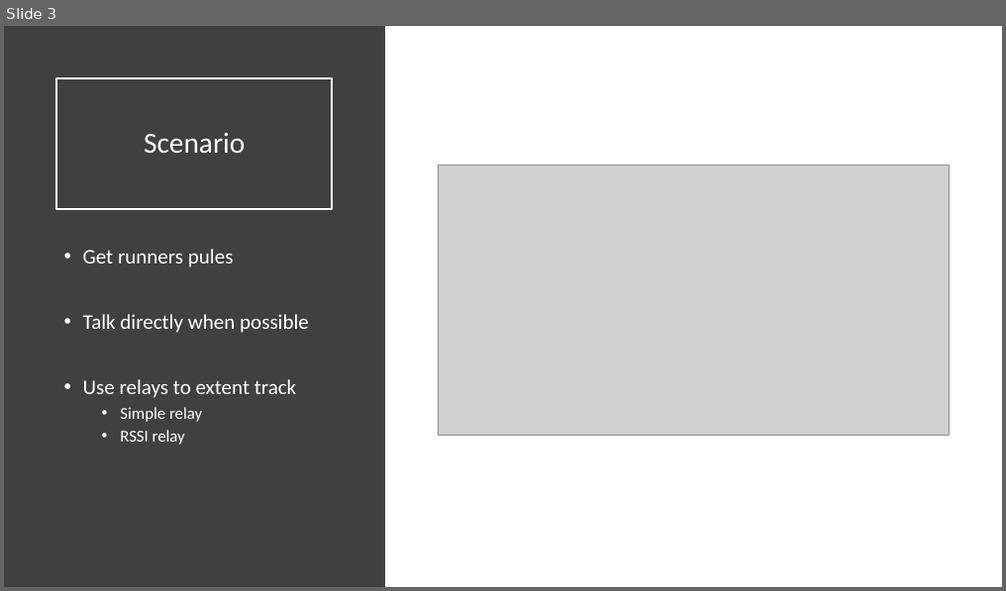
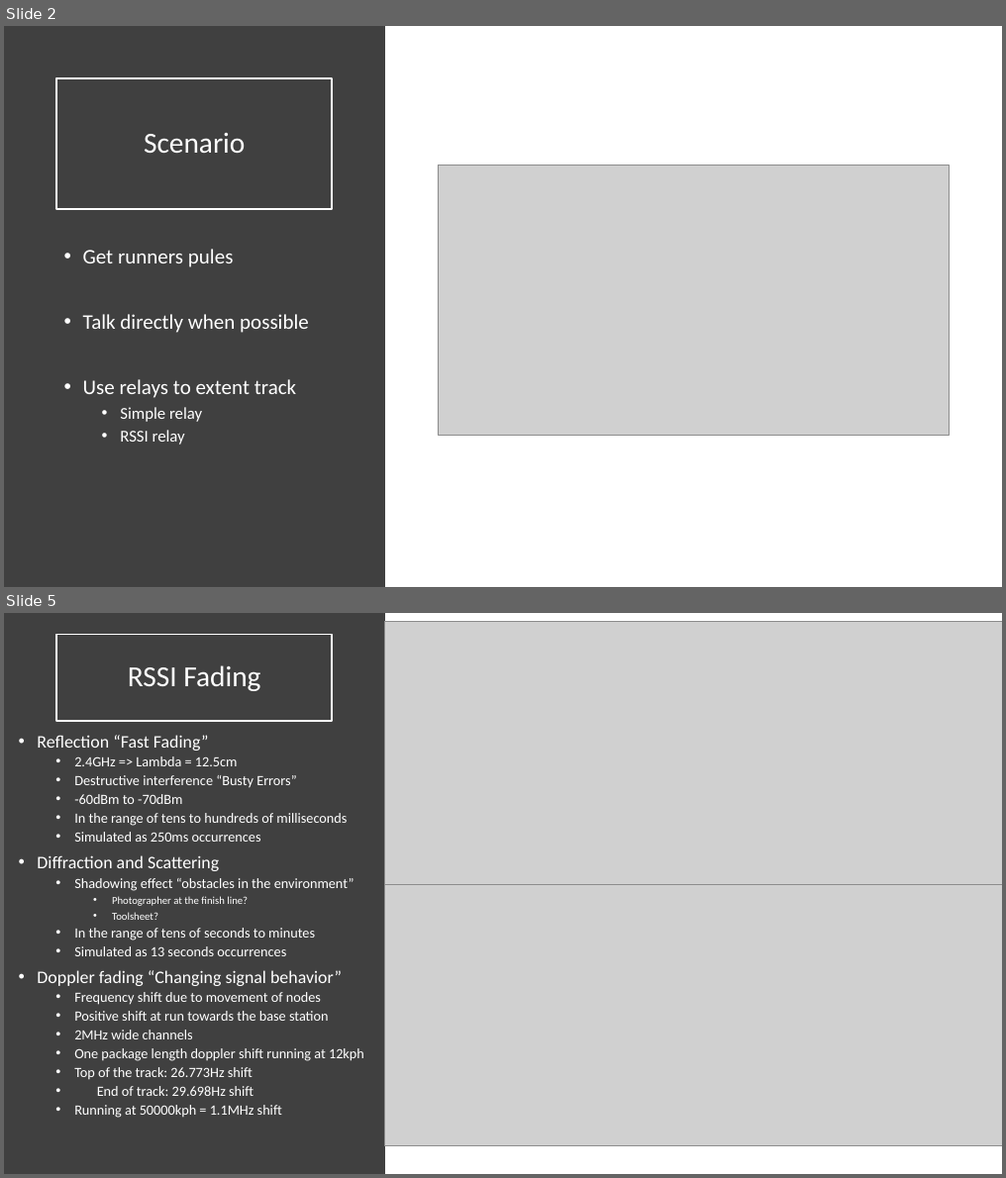
Before and after one commit to entvex/Wireless-Sensor-Networks, a slide deck: Hop or not to hope.pptx. Shown one above the other, each under a label of ours: slide 3 before the commit, slides 2 and 5 after it; the slides between them are not shown. The pictures are 1006x591 and 1006x1178 pixels, drawn with LibreOffice and Linux fonts; fonts in the diff are those of the drawing; grey boxes stand for pictures. Boxes give left, top, right and bottom in pixels: in the first picture for what was removed or moved away, otherwise in the second. Text is boxed around its words. In the diff, an @@ line names an element or a change of style, - is before the commit and + after.

```diff
--- a/Hop or not to hope.pptx
+++ b/Hop or not to hope.pptx
@@ slide 5 added at box(4, 613, 1002, 1174), background #FFFFFF @@
@@ rectangle added at box(4, 613, 385, 1174), fill #404040 @@
@@ title added at box(56, 634, 332, 721), outline #FFFFFF 1.5 pt, 28 pt, text #FFFFFF @@
+RSSI Fading
@@ picture added at box(385, 621, 1002, 884) @@
@@ text added at box(37, 735, 364, 1118), 13.6 pt, text #FFFFFF @@
+• Reflection “Fast Fading”
+  • 2.4GHz => Lambda = 12.5cm
+  • Destructive interference “Busty Errors”
+  • -60dBm to -70dBm
+  • In the range of tens to hundreds of milliseconds
+  • Simulated as 250ms occurrences
+• Diffraction and Scattering
+  • Shadowing effect “obstacles in the environment”
+    • Photographer at the finish line?
+    • Toolsheet?
+  • In the range of tens of seconds to minutes
+  • Simulated as 13 seconds occurrences
+• Doppler fading “Changing signal behavior”
+  • Frequency shift due to movement of nodes
+  • Positive shift at run towards the base station
+  • 2MHz wide channels
+  • One package length doppler shift running at 12kph
+  • Top of the track: 26.773Hz shift
+  • End of track: 29.698Hz shift
+  • Running at 50000kph = 1.1MHz shift
@@ picture added at box(385, 884, 1002, 1146) @@
@@ what was slide 3 is now slide 2 @@
```
Also in this commit, not shown: 5 other slides added, 1 slide removed, 2 other files.
